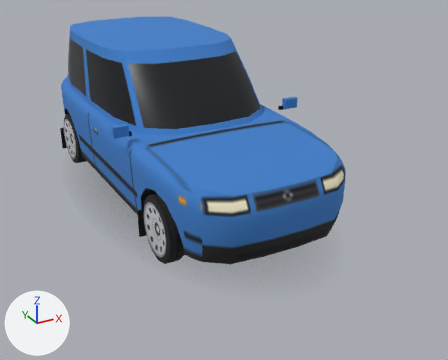
The glTF model modelos/cocada.glb as it was, and as the next commit left it.
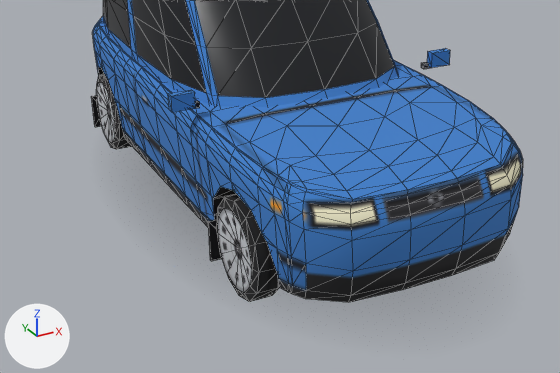
There are two pictures of each version: one whole from a 50 mm lens placed at (-2.35, -5.18, 2.57), pointed at (0.24, -0.45, 0.2), one close up on the part from 0% to 83% of the width and 18% to 86% of the height. Lighting does not change. The marker at lower left points along +X, +Y and +Z. The older version's two pictures come first. The close-ups show mesh edges as thin lines. Vertices at exactly the same position are counted once.

Names of what the first close-up shows: 'Carroceria', 'Roda_DD', 'Roda_TD'.
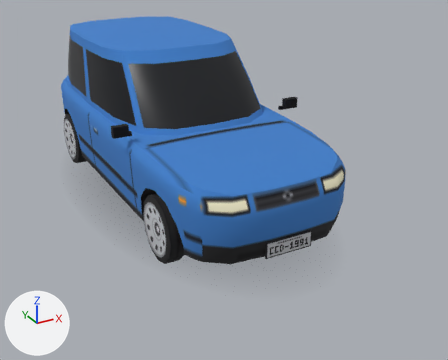
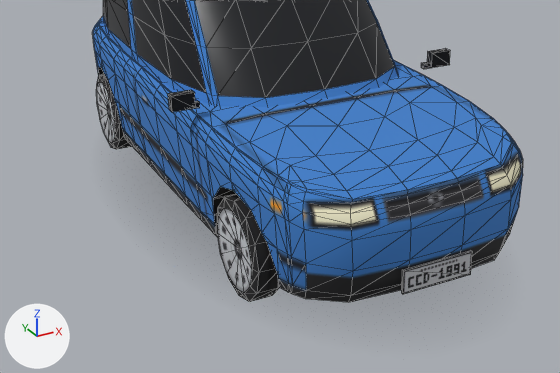
Edits to the bpy script that builds the scene:
```text
Add img_cocada_placa:
    img_cocada_placa = load_image('cocada_placa', '_unpacked/cocada_placa', 128, 40, 'sRGB')
Add mat_placa:
    mat_placa = principled_material('Placa')
    mat_placa.texture = img_cocada_placa
    mat_placa.roughness = 1.0
Change me_carroceria_001:
    used by ob_carroceria; location = (0.0, 0.0, 0.0)
    remove me_carroceria_001.from_pydata(...)  # 870 vertices, 1672 faces; spans x -0.88..0.88, y -1.88..1.87, z 0.06..1.45
    add me_carroceria_001.from_pydata(...)  # 854 vertices, 1648 faces; spans x -0.88..0.88, y -1.9..1.87, z 0.19..1.45
    me_carroceria_001 part 1: the loose piece of 8 vertices spanning x -0.77..-0.6, y 1.5..1.51, z 0.06..0.3 is deleted
    me_carroceria_001 part 2: the loose piece of 8 vertices spanning x -0.78..-0.61, y -0.86..-0.85, z 0.06..0.3 is deleted
    me_carroceria_001 part 3
    8 vertices are added at x -0.2, y -1.9..1.79, z 0.22..0.58
    8 new vertices lie (0.4, 0.0, 0.0) away from vertices in x -0.2, y -1.9..1.79, z 0.22..0.58
    20 new faces join them, mat_preto (black #101013)
    4 new faces join them, mat_placa (picture img_cocada_placa)
    me_carroceria_001 part 4: 24 faces spanning x -0.88..0.88, y -0.69..-0.64, z 0.89..0.98 switch from mat_pintura (blue #3d81cd) to mat_preto (black #101013)
    other edits to the shape of me_carroceria_001 do not show in these pictures
    remove me_carroceria_001.materials.append(mat_secundaria)  # black #131318
    add me_carroceria_001.materials.append(mat_placa)  # picture img_cocada_placa
```

Location of each change, [x1, y1, x2, y2] in pixels of the close-ups (560 x 373 px):
'Carroceria', reshaped: before [91, 0, 523, 302]; after [92, 0, 523, 302]
part 1 of me_carroceria_001, deleted: before [91, 95, 102, 127]
part 2 of me_carroceria_001, deleted: before [208, 219, 222, 261]
part 3 of me_carroceria_001, added: after [402, 250, 472, 294]
part 4 of me_carroceria_001, recoloured: [168, 48, 450, 112] in both
